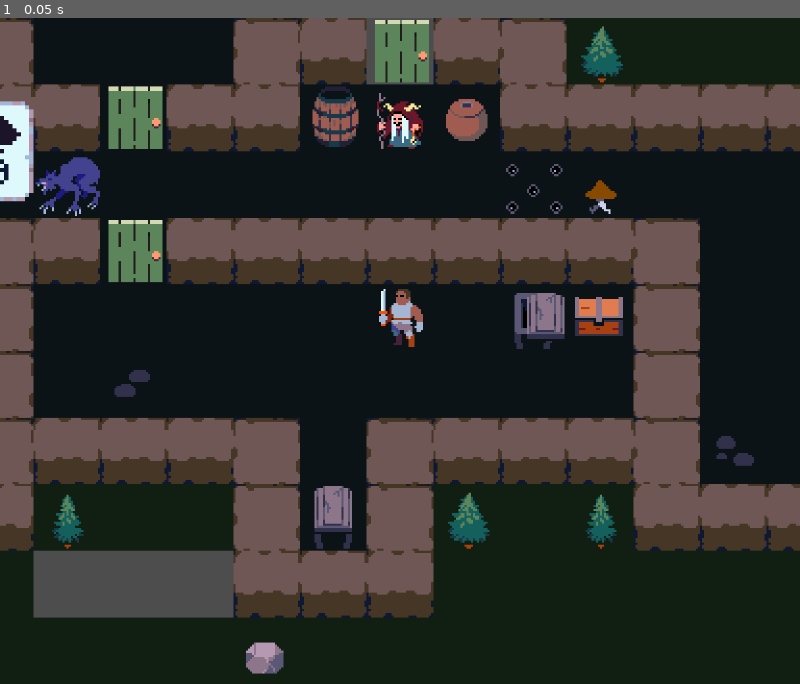
Above: before the commit, frame 1.
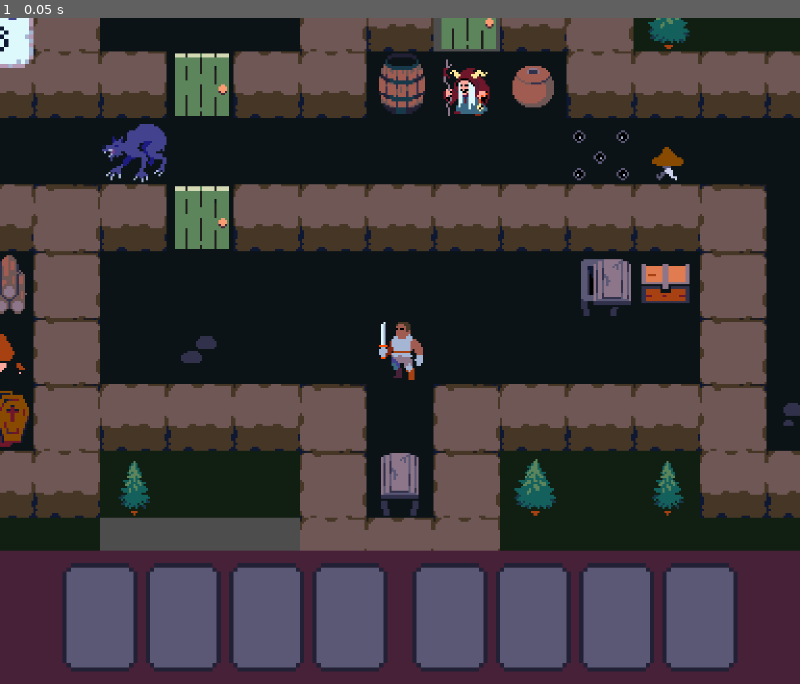
Above: after the commit, the same moment.

Repository: MisuseofMana/fe-chapter-godot
Game: Godot game, scene res://scenes/world.tscn
Two runs of this game, one before a commit and one after it. Both use one fixed random seed, a clock stepped at 60 frames per second and the inputs below.
Inputs:
- Up to frame 1 (0.05 s): no input

The runs differ from the first frame. In frame 1, 74% of the frame differs, in the area x 0-100%, y 0-100%.

Commit message:
handle character movement

Diff:
--- a/assets/LevelTiles.tres
+++ b/assets/LevelTiles.tres
@@ -6,7 +6,9 @@
 texture = ExtResource("1_trkc0")
 texture_region_size = Vector2i(32, 32)
 0:0/0 = 0
+0:0/0/physics_layer_0/polygon_0/points = PackedVector2Array(-16, -16, 16, -16, 16, 16, -16, 16)
 1:0/0 = 0
+1:0/0/physics_layer_0/polygon_0/points = PackedVector2Array(-16, -16, 16, -16, 16, 16, -16, 16)
 0:1/0 = 0
 1:1/0 = 0
 0:2/0 = 0
@@ -136,4 +138,5 @@
 
 [resource]
 tile_size = Vector2i(32, 32)
+physics_layer_0/collision_layer = 1
 sources/3 = SubResource("TileSetAtlasSource_y3a6u")
--- /dev/null
+++ b/cards/card_gui.tscn
@@ -0,0 +1,124 @@
+[gd_scene load_steps=17 format=3 uid="uid://fty5ct3prfsh"]
+
+[ext_resource type="Script" uid="uid://cdon31h08nft3" path="res://scenes/card_ui.gd" id="1_lx8rw"]
+[ext_resource type="Texture2D" uid="uid://h2ekex2vx1a0" path="res://assets/cards/gradient.png" id="2_0mfce"]
+[ext_resource type="Texture2D" uid="uid://bnk3f140ylwv" path="res://assets/cards/card_slot/slot.png" id="3_c5pq0"]
+[ext_resource type="PackedScene" uid="uid://vt3gq8bkoh3b" path="res://cards/card_container.tscn" id="4_rakwm"]
+[ext_resource type="Script" uid="uid://dpjghe1cqo76r" path="res://cards/abstract_card/card_resources/card_detail_base.gd" id="5_n00qt"]
+[ext_resource type="Resource" uid="uid://dokcxi0d0gij" path="res://cards/abstract_card/card_resources/variants/club_card.tres" id="6_i5yx8"]
+[ext_resource type="Resource" uid="uid://cfmnuy2f7o3w2" path="res://cards/abstract_card/card_resources/variants/diamond_card.tres" id="7_lujev"]
+[ext_resource type="Resource" uid="uid://0w3655o87wmu" path="res://cards/abstract_card/card_resources/variants/heart_card.tres" id="8_056rj"]
+[ext_resource type="Resource" uid="uid://2plxoe3qb8l6" path="res://cards/abstract_card/card_resources/variants/wave_card.tres" id="9_y5ldi"]
+[ext_resource type="Resource" uid="uid://bcq1b3hapiwer" path="res://cards/abstract_card/card_resources/variants/mark_card.tres" id="10_qx4fp"]
+[ext_resource type="Resource" uid="uid://dj0ryccqxqx4d" path="res://cards/abstract_card/card_resources/variants/drop_card.tres" id="11_5a2y6"]
+[ext_resource type="Resource" uid="uid://cgm2mf3bqq7xd" path="res://cards/abstract_card/card_resources/variants/star_card.tres" id="12_sawhv"]
+[ext_resource type="Resource" uid="uid://dibmsy8auca5t" path="res://cards/abstract_card/card_resources/variants/spade_card.tres" id="13_lcbok"]
+
+[sub_resource type="Animation" id="Animation_2lf6f"]
+length = 0.001
+tracks/0/type = "value"
+tracks/0/imported = false
+tracks/0/enabled = true
+tracks/0/path = NodePath("CardGui:position")
+tracks/0/interp = 1
+tracks/0/loop_wrap = true
+tracks/0/keys = {
+"times": PackedFloat32Array(0),
+"transitions": PackedFloat32Array(1),
+"update": 0,
+"values": [Vector2(16, 176)]
+}
+
+[sub_resource type="Animation" id="Animation_pm21f"]
+resource_name = "show_drawer"
+length = 0.5
+step = 0.25
+tracks/0/type = "value"
+tracks/0/imported = false
+tracks/0/enabled = true
+tracks/0/path = NodePath("CardGui:position")
+tracks/0/interp = 1
+tracks/0/loop_wrap = true
+tracks/0/keys = {
+"times": PackedFloat32Array(0, 0.5),
+"transitions": PackedFloat32Array(0.5, 2),
+"update": 0,
+"values": [Vector2(16, 176), Vector2(16, 144)]
+}
+
+[sub_resource type="AnimationLibrary" id="AnimationLibrary_7iits"]
+_data = {
+&"RESET": SubResource("Animation_2lf6f"),
+&"slide": SubResource("Animation_pm21f")
+}
+
+[node name="CardGui" type="CanvasLayer" node_paths=PackedStringArray("anims")]
+script = ExtResource("1_lx8rw")
+anims = NodePath("Gradient/CardGuiAnimations")
+
+[node name="Gradient" type="Sprite2D" parent="."]
+position = Vector2(96, 144)
+scale = Vector2(8, 1)
+texture = ExtResource("2_0mfce")
+region_enabled = true
+region_rect = Rect2(0, 0, 24, 32)
+
+[node name="MonsterSlots" type="Node2D" parent="Gradient"]
+position = Vector2(-10, 0)
+scale = Vector2(0.125, 1)
+
+[node name="Slot6" type="Sprite2D" parent="Gradient/MonsterSlots"]
+position = Vector2(92, 0)
+texture = ExtResource("3_c5pq0")
+
+[node name="Slot7" type="Sprite2D" parent="Gradient/MonsterSlots"]
+position = Vector2(112, 0)
+texture = ExtResource("3_c5pq0")
+
+[node name="Slot8" type="Sprite2D" parent="Gradient/MonsterSlots"]
+position = Vector2(132, 0)
+texture = ExtResource("3_c5pq0")
+
+[node name="Slot9" type="Sprite2D" parent="Gradient/MonsterSlots"]
+position = Vector2(152, 0)
+texture = ExtResource("3_c5pq0")
+
+[node name="MonsterCards" parent="Gradient" node_paths=PackedStringArray("slots") instance=ExtResource("4_rakwm")]
+position = Vector2(-12, -144)
+scale = Vector2(0.125, 1)
+group_to_assign = "monster_group"
+deck = Array[ExtResource("5_n00qt")]([ExtResource("6_i5yx8"), ExtResource("7_lujev"), ExtResource("8_056rj"), ExtResource("9_y5ldi"), ExtResource("10_qx4fp"), ExtResource("11_5a2y6"), ExtResource("12_sawhv")])
+slots = NodePath("../MonsterSlots")
+
+[node name="PlayerSlots" type="Node2D" parent="Gradient"]
+position = Vector2(-10, 0)
+scale = Vector2(0.125, 1)
+
+[node name="Slot" type="Sprite2D" parent="Gradient/PlayerSlots"]
+position = Vector2(8, 0)
+texture = ExtResource("3_c5pq0")
+
+[node name="Slot2" type="Sprite2D" parent="Gradient/PlayerSlots"]
+position = Vector2(28, 0)
+texture = ExtResource("3_c5pq0")
+
+[node name="Slot3" type="Sprite2D" parent="Gradient/PlayerSlots"]
+position = Vector2(48, 0)
+texture = ExtResource("3_c5pq0")
+
+[node name="Slot4" type="Sprite2D" parent="Gradient/PlayerSlots"]
+position = Vector2(68, 0)
+texture = ExtResource("3_c5pq0")
+
+[node name="PlayerCards" parent="Gradient" node_paths=PackedStringArray("slots") instance=ExtResource("4_rakwm")]
+position = Vector2(-14, -288)
+scale = Vector2(0.125, 1)
+group_to_assign = "player_group"
+deck = Array[ExtResource("5_n00qt")]([ExtResource("6_i5yx8"), ExtResource("7_lujev"), ExtResource("8_056rj"), ExtResource("13_lcbok")])
+slots = NodePath("../PlayerSlots")
+
+[node name="CardGuiAnimations" type="AnimationPlayer" parent="Gradient"]
+root_node = NodePath("../../..")
+libraries = {
+&"": SubResource("AnimationLibrary_7iits")
+}
--- a/project.godot
+++ b/project.godot
@@ -30,6 +30,33 @@
 player_cards="For getting all the player card nodes."
 monster_cards="for all the monster cards"
 
+[input]
+
+up={
+"deadzone": 0.2,
+"events": [Object(InputEventKey,"resource_local_to_scene":false,"resource_name":"","device":-1,"window_id":0,"alt_pressed":false,"shift_pressed":false,"ctrl_pressed":false,"meta_pressed":false,"pressed":false,"keycode":0,"physical_keycode":87,"key_label":0,"unicode":119,"location":0,"echo":false,"script":null)
+, Object(InputEventKey,"resource_local_to_scene":false,"resource_name":"","device":-1,"window_id":0,"alt_pressed":false,"shift_pressed":false,"ctrl_pressed":false,"meta_pressed":false,"pressed":false,"keycode":0,"physical_keycode":4194320,"key_label":0,"unicode":0,"location":0,"echo":false,"script":null)
+]
+}
+down={
+"deadzone": 0.2,
+"events": [Object(InputEventKey,"resource_local_to_scene":false,"resource_name":"","device":-1,"window_id":0,"alt_pressed":false,"shift_pressed":false,"ctrl_pressed":false,"meta_pressed":false,"pressed":false,"keycode":0,"physical_keycode":83,"key_label":0,"unicode":115,"location":0,"echo":false,"script":null)
+, Object(InputEventKey,"resource_local_to_scene":false,"resource_name":"","device":-1,"window_id":0,"alt_pressed":false,"shift_pressed":false,"ctrl_pressed":false,"meta_pressed":false,"pressed":false,"keycode":0,"physical_keycode":4194322,"key_label":0,"unicode":0,"location":0,"echo":false,"script":null)
+]
+}
+left={
+"deadzone": 0.2,
+"events": [Object(InputEventKey,"resource_local_to_scene":false,"resource_name":"","device":-1,"window_id":0,"alt_pressed":false,"shift_pressed":false,"ctrl_pressed":false,"meta_pressed":false,"pressed":false,"keycode":0,"physical_keycode":65,"key_label":0,"unicode":97,"location":0,"echo":false,"script":null)
+, Object(InputEventKey,"resource_local_to_scene":false,"resource_name":"","device":-1,"window_id":0,"alt_pressed":false,"shift_pressed":false,"ctrl_pressed":false,"meta_pressed":false,"pressed":false,"keycode":0,"physical_keycode":4194319,"key_label":0,"unicode":0,"location":0,"echo":false,"script":null)
+]
+}
+right={
+"deadzone": 0.2,
+"events": [Object(InputEventKey,"resource_local_to_scene":false,"resource_name":"","device":-1,"window_id":0,"alt_pressed":false,"shift_pressed":false,"ctrl_pressed":false,"meta_pressed":false,"pressed":false,"keycode":0,"physical_keycode":4194321,"key_label":0,"unicode":0,"location":0,"echo":false,"script":null)
+, Object(InputEventKey,"resource_local_to_scene":false,"resource_name":"","device":-1,"window_id":0,"alt_pressed":false,"shift_pressed":false,"ctrl_pressed":false,"meta_pressed":false,"pressed":false,"keycode":0,"physical_keycode":68,"key_label":0,"unicode":100,"location":0,"echo":false,"script":null)
+]
+}
+
 [rendering]
 
 textures/canvas_textures/default_texture_filter=0
--- a/scenes/card_ui.gd
+++ b/scenes/card_ui.gd
@@ -1,5 +1,5 @@
 @tool
-extends Node2D
+extends CanvasLayer
 class_name CardGui
 
 @export var anims : AnimationPlayer
--- a/scenes/player.gd
+++ b/scenes/player.gd
@@ -1,8 +1,71 @@
 extends Node2D
-class_name AbstractPlayer
+class_name PlayerContainer
 
-@export var deck : Array[AbstractCardDetails]
+@onready var player: Sprite2D = $PlayerSprite
 
-func _ready():
-	deck.shuffle()
-	var hand = deck.slice(0,3)
+@onready var down: RayCast2D = $Down
+@onready var right: RayCast2D = $Right
+@onready var up: RayCast2D = $Up
+@onready var left: RayCast2D = $Left
+
+var move_distance : int = 16
+var bounce_distance : int = 4
+var lock_movement : bool = false
+
+func unlock_movement():
+	lock_movement = false
+
+func invalid_movement(relative_pos: Vector2):
+	lock_movement = true
+	var origin_pos = position
+	var lvl_tween : Tween = create_tween()
+	lvl_tween.tween_property(self, "position", position + relative_pos, 0.1)
+	lvl_tween.tween_property(self, "position", origin_pos, 0.1)
+	lvl_tween.tween_callback(unlock_movement)
+
+func valid_movement(relative_pos: Vector2):
+	lock_movement = true
+	var pos = player.position
+	var lvl_tween : Tween = create_tween()
+	lvl_tween.tween_property(self, "position", position + relative_pos, 0.2)
+	lvl_tween.tween_callback(unlock_movement)
+
+func _input(event: InputEvent) -> void:
+	if lock_movement:
+		return
+
+	var movement_vector : Vector2
+	var valid_move : bool = false
+
+	if Input.is_action_just_pressed('up'):
+		if up.is_colliding():
+			movement_vector = Vector2(0, -bounce_distance)
+		else:
+			valid_move = true
+			movement_vector = Vector2(0, -move_distance)
+
+	if Input.is_action_just_pressed('down'):
+		if down.is_colliding():
+			movement_vector = Vector2(0, bounce_distance)
+		else:
+			valid_move = true
+			movement_vector = Vector2(0, move_distance)
+
+	if Input.is_action_just_pressed('left'):
+		if left.is_colliding():
+			movement_vector = Vector2(-bounce_distance, 0)
+		else:
+			movement_vector = Vector2(-move_distance, 0)
+			valid_move = true
+
+	if Input.is_action_just_pressed('right'):
+		if right.is_colliding():
+			movement_vector = Vector2(bounce_distance, 0)
+		else:
+			movement_vector = Vector2(move_distance, 0)
+			valid_move = true
+
+	if valid_move:
+		valid_movement(movement_vector)
+	else:
+		invalid_movement(movement_vector)
--- a/scenes/world.tscn
+++ b/scenes/world.tscn
@@ -1,67 +1,19 @@
-[gd_scene load_steps=22 format=4 uid="uid://bf6l6gw486uwb"]
+[gd_scene load_steps=7 format=4 uid="uid://bf6l6gw486uwb"]
 
 [ext_resource type="TileSet" uid="uid://cv5hbh50gwf0m" path="res://assets/LevelTiles.tres" id="1_m33p3"]
 [ext_resource type="Script" uid="uid://b8li47pawi7q3" path="res://scenes/world.gd" id="1_os6r6"]
-[ext_resource type="Texture2D" uid="uid://h2ekex2vx1a0" path="res://assets/cards/gradient.png" id="2_itdnq"]
-[ext_resource type="Texture2D" uid="uid://bnk3f140ylwv" path="res://assets/cards/card_slot/slot.png" id="3_h5ji5"]
-[ext_resource type="Script" uid="uid://cdon31h08nft3" path="res://scenes/card_ui.gd" id="3_pm21f"]
-[ext_resource type="PackedScene" uid="uid://vt3gq8bkoh3b" path="res://cards/card_container.tscn" id="5_o8fc1"]
-[ext_resource type="Resource" uid="uid://cgm2mf3bqq7xd" path="res://cards/abstract_card/card_resources/variants/star_card.tres" id="6_4mrxx"]
+[ext_resource type="PackedScene" uid="uid://fty5ct3prfsh" path="res://cards/card_gui.tscn" id="2_jhx03"]
 [ext_resource type="Texture2D" uid="uid://b7e7la8o8r8ni" path="res://assets/sprites/rogues.png" id="6_rgjgb"]
-[ext_resource type="Resource" uid="uid://2plxoe3qb8l6" path="res://cards/abstract_card/card_resources/variants/wave_card.tres" id="7_dss4m"]
-[ext_resource type="Resource" uid="uid://0w3655o87wmu" path="res://cards/abstract_card/card_resources/variants/heart_card.tres" id="7_e3hyu"]
 [ext_resource type="Texture2D" uid="uid://df4pma30vxaip" path="res://assets/sprites/monsters.png" id="7_gmfoo"]
-[ext_resource type="Resource" uid="uid://dj0ryccqxqx4d" path="res://cards/abstract_card/card_resources/variants/drop_card.tres" id="7_jhx03"]
-[ext_resource type="Resource" uid="uid://cfmnuy2f7o3w2" path="res://cards/abstract_card/card_resources/variants/diamond_card.tres" id="8_jhx03"]
-[ext_resource type="Resource" uid="uid://bcq1b3hapiwer" path="res://cards/abstract_card/card_resources/variants/mark_card.tres" id="8_xo05s"]
-[ext_resource type="Resource" uid="uid://dibmsy8auca5t" path="res://cards/abstract_card/card_resources/variants/spade_card.tres" id="9_e3hyu"]
-[ext_resource type="Script" uid="uid://dpjghe1cqo76r" path="res://cards/abstract_card/card_resources/card_detail_base.gd" id="13_7t5mc"]
-[ext_resource type="Resource" uid="uid://dokcxi0d0gij" path="res://cards/abstract_card/card_resources/variants/club_card.tres" id="14_lakw3"]
 [ext_resource type="Script" uid="uid://cfj3ibdjguvbt" path="res://scenes/player.gd" id="14_o8fc1"]
-
-[sub_resource type="Animation" id="Animation_2lf6f"]
-length = 0.001
-tracks/0/type = "value"
-tracks/0/imported = false
-tracks/0/enabled = true
-tracks/0/path = NodePath("CardGui:position")
-tracks/0/interp = 1
-tracks/0/loop_wrap = true
-tracks/0/keys = {
-"times": PackedFloat32Array(0),
-"transitions": PackedFloat32Array(1),
-"update": 0,
-"values": [Vector2(16, 176)]
-}
-
-[sub_resource type="Animation" id="Animation_pm21f"]
-resource_name = "show_drawer"
-length = 0.5
-step = 0.25
-tracks/0/type = "value"
-tracks/0/imported = false
-tracks/0/enabled = true
-tracks/0/path = NodePath("CardGui:position")
-tracks/0/interp = 1
-tracks/0/loop_wrap = true
-tracks/0/keys = {
-"times": PackedFloat32Array(0, 0.5),
-"transitions": PackedFloat32Array(0.5, 2),
-"update": 0,
-"values": [Vector2(16, 176), Vector2(16, 144)]
-}
-
-[sub_resource type="AnimationLibrary" id="AnimationLibrary_7iits"]
-_data = {
-&"RESET": SubResource("Animation_2lf6f"),
-&"slide": SubResource("Animation_pm21f")
-}
 
 [node name="World" type="Node2D"]
 script = ExtResource("1_os6r6")
 
+[node name="CardGui" parent="." instance=ExtResource("2_jhx03")]
+
 [node name="Level" type="Node2D" parent="."]
-position = Vector2(8, 0)
+position = Vector2(24, -16)
 scale = Vector2(0.5, 0.5)
 
 [node name="Ground" type="TileMapLayer" parent="Level"]
@@ -71,103 +23,53 @@
 [node name="Walls" type="TileMapLayer" parent="Level"]
 tile_map_data = PackedByteArray("AAACAAEAAwABAAAAAAAEAAAAAwABAAAAAAADAAAAAwAAAAAAAAADAAEAAwABAAAAAAAFAAAAAwABABAAAAACAA …(2544 unchanged characters)…
 tile_set = ExtResource("1_m33p3")
+metadata/_edit_group_ = true
 
-[node name="CardGui" type="Node2D" parent="." node_paths=PackedStringArray("anims")]
-position = Vector2(16, 176)
-script = ExtResource("3_pm21f")
-anims = NodePath("CardGuiAnimations")
+[node name="MonsterContainer" type="Node2D" parent="Level"]
+position = Vector2(-16, 0)
+scale = Vector2(2, 2)
 
-[node name="Gradient" type="Sprite2D" parent="CardGui"]
-position = Vector2(80, 0)
-scale = Vector2(8, 1)
-texture = ExtResource("2_itdnq")
-region_enabled = true
-region_rect = Rect2(0, 0, 24, 32)
-
-[node name="MonsterSlots" type="Node2D" parent="CardGui"]
-
-[node name="Slot6" type="Sprite2D" parent="CardGui/MonsterSlots"]
-position = Vector2(92, 0)
-texture = ExtResource("3_h5ji5")
-
-[node name="Slot7" type="Sprite2D" parent="CardGui/MonsterSlots"]
-position = Vector2(112, 0)
-texture = ExtResource("3_h5ji5")
-
-[node name="Slot8" type="Sprite2D" parent="CardGui/MonsterSlots"]
-position = Vector2(132, 0)
-texture = ExtResource("3_h5ji5")
-
-[node name="Slot9" type="Sprite2D" parent="CardGui/MonsterSlots"]
-position = Vector2(152, 0)
-texture = ExtResource("3_h5ji5")
-
-[node name="MonsterCards" parent="CardGui" node_paths=PackedStringArray("slots") instance=ExtResource("5_o8fc1")]
-position = Vector2(-16, -144)
-group_to_assign = "monster_group"
-deck = Array[ExtResource("13_7t5mc")]([ExtResource("14_lakw3"), ExtResource("8_jhx03"), ExtResource("7_e3hyu"), ExtResource("7_dss4m"), ExtResource("8_xo05s"), ExtResource("7_jhx03"), ExtResource("6_4mrxx")])
-slots = NodePath("../MonsterSlots")
-
-[node name="PlayerSlots" type="Node2D" parent="CardGui"]
-
-[node name="Slot" type="Sprite2D" parent="CardGui/PlayerSlots"]
-position = Vector2(8, 0)
-texture = ExtResource("3_h5ji5")
-
-[node name="Slot2" type="Sprite2D" parent="CardGui/PlayerSlots"]
-position = Vector2(28, 0)
-texture = ExtResource("3_h5ji5")
-
-[node name="Slot3" type="Sprite2D" parent="CardGui/PlayerSlots"]
-position = Vector2(48, 0)
-texture = ExtResource("3_h5ji5")
-
-[node name="Slot4" type="Sprite2D" parent="CardGui/PlayerSlots"]
-position = Vector2(68, 0)
-texture = ExtResource("3_h5ji5")
-
-[node name="PlayerCards" parent="CardGui" node_paths=PackedStringArray("slots") instance=ExtResource("5_o8fc1")]
-position = Vector2(-16, -144)
-group_to_assign = "player_group"
-deck = Array[ExtResource("13_7t5mc")]([ExtResource("14_lakw3"), ExtResource("8_jhx03"), ExtResource("7_e3hyu"), ExtResource("9_e3hyu")])
-slots = NodePath("../PlayerSlots")
-
-[node name="CardGuiAnimations" type="AnimationPlayer" parent="CardGui"]
-root_node = NodePath("../..")
-libraries = {
-&"": SubResource("AnimationLibrary_7iits")
-}
-
-[node name="PlayerContainer" type="Node2D" parent="."]
-script = ExtResource("14_o8fc1")
-deck = Array[ExtResource("13_7t5mc")]([ExtResource("14_lakw3"), ExtResource("8_xo05s"), ExtResource("6_4mrxx"), ExtResource("7_dss4m"), ExtResource("8_xo05s"), ExtResource("8_jhx03")])
-
-[node name="PlayerSprite" type="Sprite2D" parent="PlayerContainer"]
-position = Vector2(96, 72)
-scale = Vector2(0.5, 0.5)
-texture = ExtResource("6_rgjgb")
-region_enabled = true
-region_rect = Rect2(32, 32, 32, 32)
-
-[node name="MonsterContainer" type="Node2D" parent="."]
-
-[node name="Sprite2D" type="Sprite2D" parent="MonsterContainer"]
+[node name="Sprite2D" type="Sprite2D" parent="Level/MonsterContainer"]
 position = Vector2(16, 40)
 scale = Vector2(0.5, 0.5)
 texture = ExtResource("7_gmfoo")
 region_enabled = true
 region_rect = Rect2(160, 192, 32, 32)
 
-[node name="Sprite2D4" type="Sprite2D" parent="MonsterContainer"]
+[node name="Sprite2D4" type="Sprite2D" parent="Level/MonsterContainer"]
 position = Vector2(144, 40)
 scale = Vector2(0.5, 0.5)
 texture = ExtResource("7_gmfoo")
 region_enabled = true
 region_rect = Rect2(0, 320, 32, 32)
 
-[node name="Sprite2D2" type="Sprite2D" parent="MonsterContainer"]
+[node name="Sprite2D2" type="Sprite2D" parent="Level/MonsterContainer"]
 position = Vector2(96, 24)
 scale = Vector2(0.5, 0.5)
 texture = ExtResource("7_gmfoo")
 region_enabled = true
 region_rect = Rect2(128, 160, 32, 32)
+
+[node name="PlayerContainer" type="Node2D" parent="."]
+position = Vector2(96, 72)
+script = ExtResource("14_o8fc1")
+
+[node name="PlayerSprite" type="Sprite2D" parent="PlayerContainer"]
+scale = Vector2(0.5, 0.5)
+texture = ExtResource("6_rgjgb")
+region_enabled = true
+region_rect = Rect2(32, 32, 32, 32)
+
+[node name="Down" type="RayCast2D" parent="PlayerContainer"]
+target_position = Vector2(0, 12)
+
+[node name="Right" type="RayCast2D" parent="PlayerContainer"]
+target_position = Vector2(12, 0)
+
+[node name="Up" type="RayCast2D" parent="PlayerContainer"]
+target_position = Vector2(0, -12)
+
+[node name="Left" type="RayCast2D" parent="PlayerContainer"]
+target_position = Vector2(-12, 0)
+
+[node name="Camera2D" type="Camera2D" parent="PlayerContainer"]
